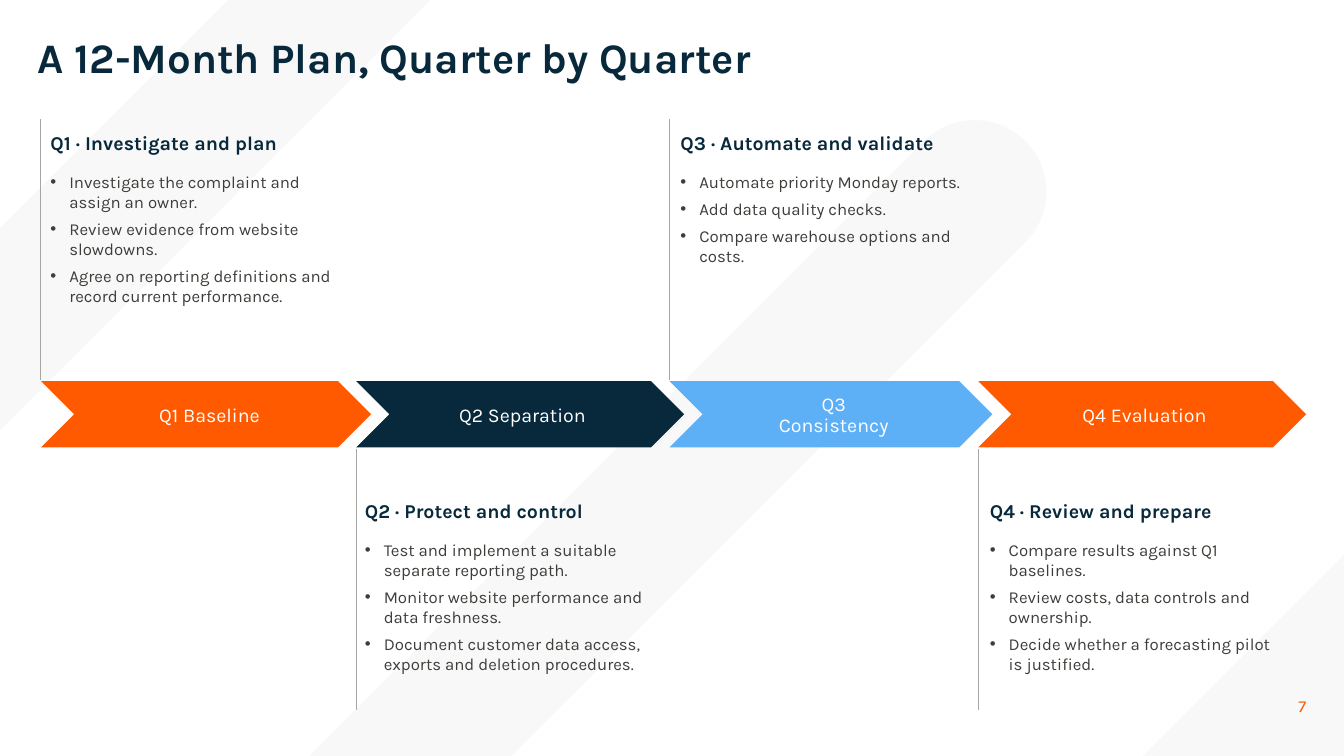
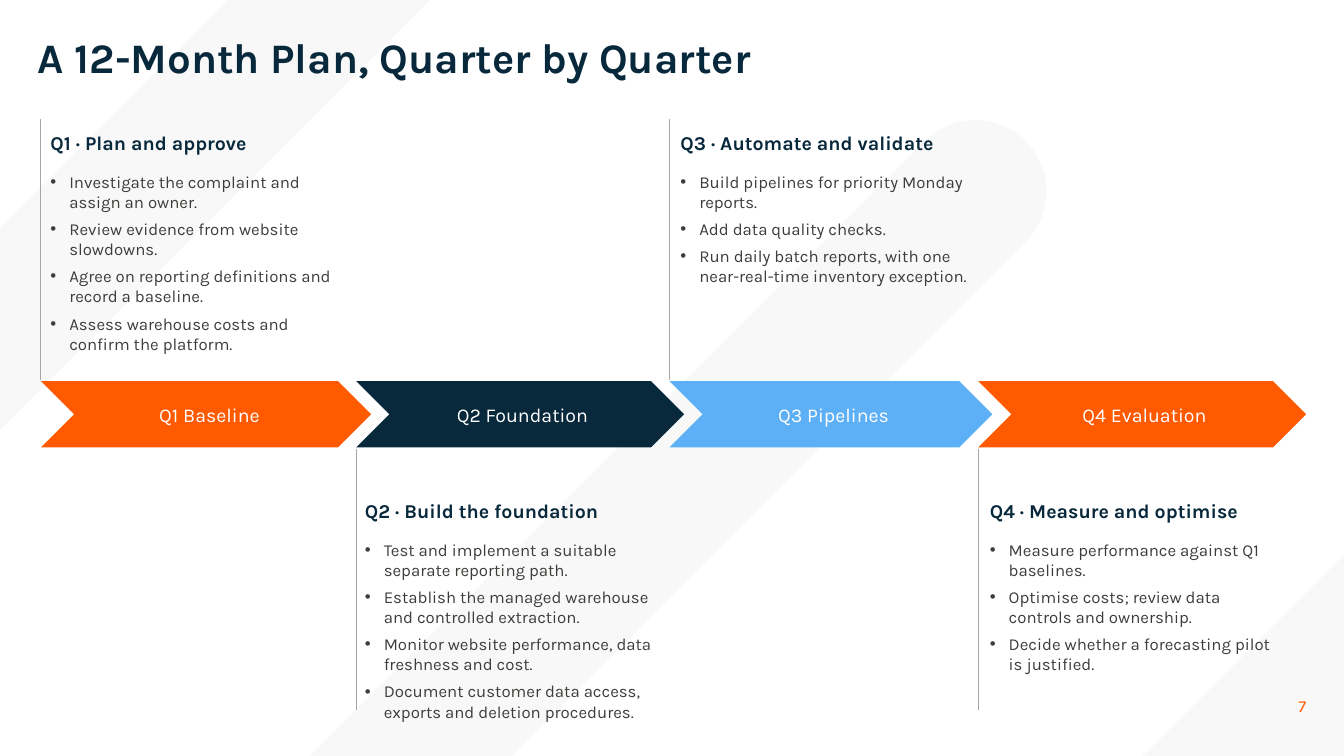
Before and after one commit to 3nochy/kloud-kart-data-engineering-strategy, a slide deck: slide 7 of Kloud-Kart-Board-Presentation.pptx. Drawn at 1344x756 pixels with LibreOffice and Linux fonts; fonts in the diff are those of the drawing; background and template pictures are left out. Boxes give left, top, right and bottom in pixels: in the first picture for what was removed or moved away, otherwise in the second. Text is boxed around its words. In the diff, an @@ line names an element or a change of style, - is before the commit and + after.

```diff
--- a/Kloud-Kart-Board-Presentation.pptx
+++ b/Kloud-Kart-Board-Presentation.pptx
@@ text at (50,136,247,155): text changed @@
-Q1 · Investigate and plan
+Q1 · Plan and approve
@@ text at (699,176,962,212): text changed @@
-• Automate priority Monday reports.
+• Build pipelines for priority Monday reports.
@@ text at (699,250,967,286): text changed @@
-• Compare warehouse options and costs.
+• Run daily batch reports, with one near-real-time inventory exception.
@@ text at (69,270,330,354): text changed @@
-• Agree on reporting definitions and record current performance.
+• Agree on reporting definitions and record a baseline.
+• Assess warehouse costs and confirm the platform.
@@ text at (457,408,588,426): text changed @@
-Q2 Separation
+Q2 Foundation
@@ text at (778,408,889,427): text changed @@
-Q3 Consistency
+Q3 Pipelines
@@ text at (365,504,598,522): text changed @@
-Q2 · Protect and control
+Q2 · Build the foundation
@@ text at (990,504,1238,523): text changed @@
-Q4 · Review and prepare
+Q4 · Measure and optimise
@@ text at (1009,544,1258,627): text changed @@
-• Compare results against Q1 baselines.
-• Review costs, data controls and ownership.
+• Measure performance against Q1 baselines.
+• Optimise costs; review data controls and ownership.
@@ text at (384,591,652,670): text changed @@
-• Monitor website performance and data freshness.
+• Establish the managed warehouse and controlled extraction.
+• Monitor website performance, data freshness and cost.
```
Also in this commit, not shown: 4 other slides changed, 1 other file.
